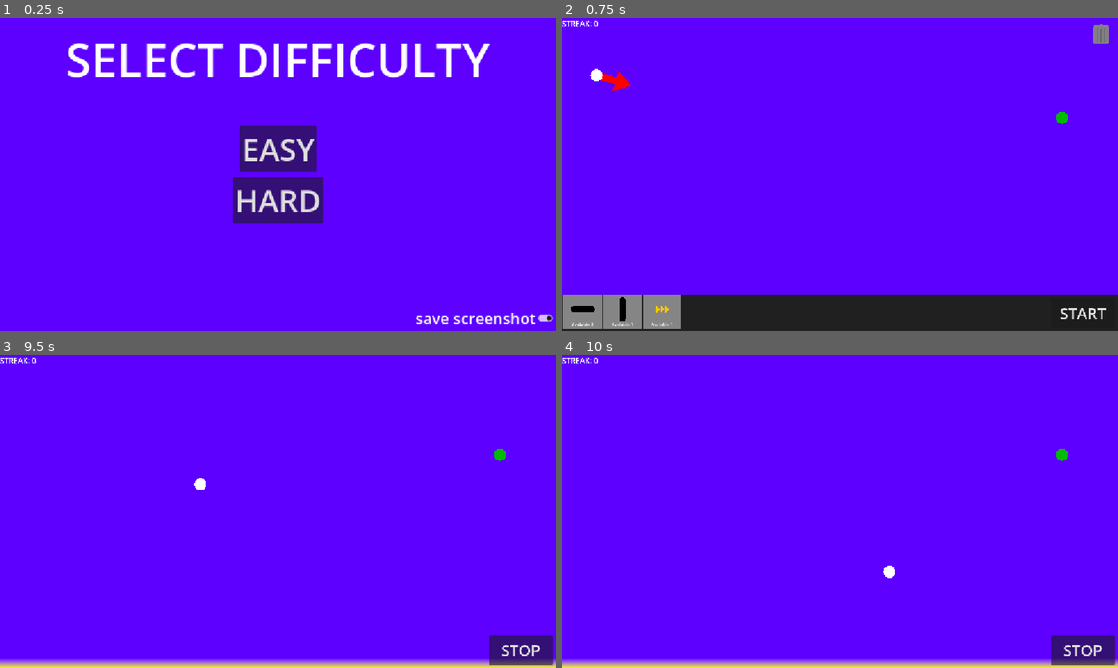
Above: before the commit, frames 1-4 (two rows, left to right).
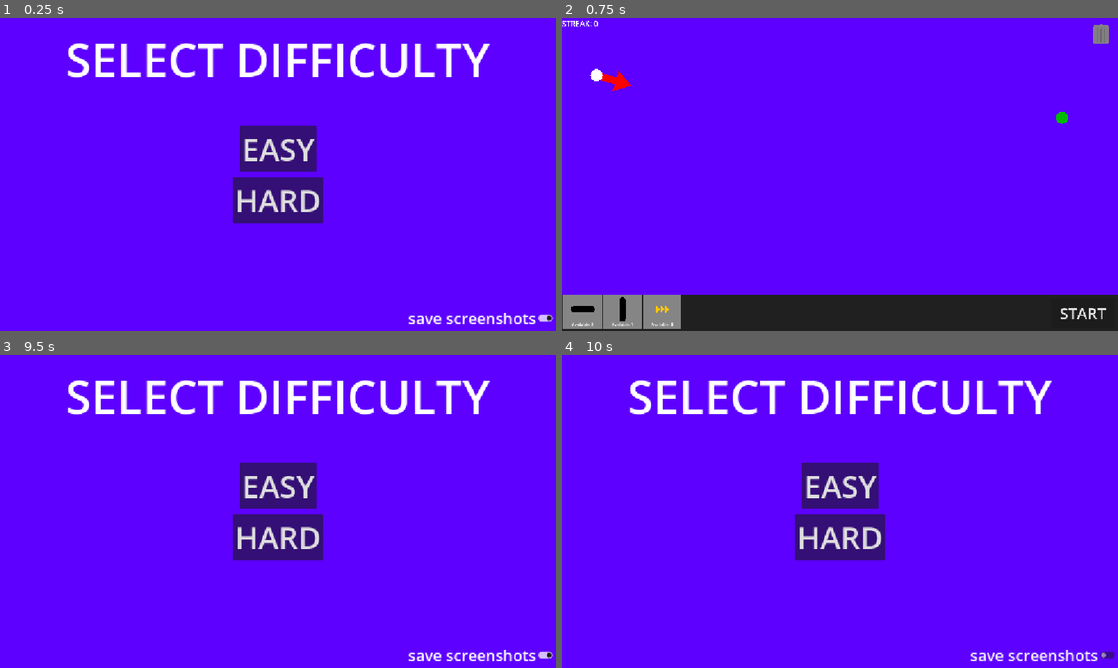
Above: after the commit, the same moments.

Repository: Rocket9876/control-the-bounce
Game: Godot game, scene res://scenes/start_screen.tscn
Same seed, same stepped clock (60 frames per second), same inputs: the game is played once before the commit and once after it.
Inputs (mouse positions are in pixels of both pictures, inside the frame that each line leads up to):
- Up to frame 1 (0.25 s): no input
- Up to frame 2 (0.75 s): click "HARD" at 0.5 s
- Up to frame 3 (9.5 s): click "START" at 1.25 s; click "STOP" at 2 s; click "START" at 2.75 s; click "STOP" at 3.5 s; click "START" at 4.25 s; click "STOP" at 5 s; tap Enter at 5.75, 8.75 s; move the mouse to (22, 646) at 5.77 s; hold Shift (shift) 5.78-6.53 s; tap Space (space) at 6.5, 8.85 s; move the mouse to (100, 646) at 6.52 s; click (100, 646) at 6.6 s; tap Shift (shift) at 6.8, 8.1 s; move the mouse to (333, 442) at 7.27 s; hold Shift (shift) 7.28-8.03 s; right-click (333, 442) at 7.35 s; move the mouse to (250, 574) at 8.02 s; move the mouse to (61, 646) at 8.77 s; hold Shift (shift) from 8.78 s (still down); tap Escape (esc, bound only after the commit) at 9.4 s
- Up to frame 4 (10 s): release Shift (shift) at 9.5 s; click (1040, 655) at 9.5 s, where only the run after the commit has a clickable "save screenshots"

The runs differ from the first frame. In frame 1, 0.5% of the frame differs, in the area x 73-97%, y 94-98%; in frame 2, less than 0.1%; in frame 3, 12%, in the area x 0-100%, y 0-100%; in frame 4, 12%.

Commit message:
updated

Diff:
--- a/project.godot
+++ b/project.godot
@@ -13,6 +13,7 @@
 config/name="control the bounce"
 run/main_scene="uid://b4blvmumjklg8"
 config/features=PackedStringArray("4.7", "Forward Plus")
+boot_splash/bg_color=Color(0.3647059, 0, 1, 1)
 config/icon="res://icon.svg"
 
 [autoload]
@@ -58,6 +59,11 @@
 "events": [Object(InputEventMouseButton,"resource_local_to_scene":false,"resource_name":"","device":-1,"window_id":0,"a …(259 unchanged characters)…
 ]
 }
+esc={
+"deadzone": 0.2,
+"events": [Object(InputEventKey,"resource_local_to_scene":false,"resource_name":"","device":-1,"window_id":0,"alt_pressed":false,"shift_pressed":false,"ctrl_pressed":false,"meta_pressed":false,"pressed":false,"keycode":0,"physical_keycode":4194305,"key_label":0,"unicode":0,"location":0,"echo":false,"script":null)
+]
+}
 
 [physics]
 
--- a/scenes/editor.tscn
+++ b/scenes/editor.tscn
@@ -17,7 +17,10 @@
 anchor_top = 1.0
 anchor_right = 1.0
 anchor_bottom = 1.0
+offset_left = -8230.0
 offset_top = -150.0
+offset_right = 10273.0
+offset_bottom = 8795.0
 grow_horizontal = 2
 grow_vertical = 0
 mouse_filter = 1
--- a/scenes/start_screen.tscn
+++ b/scenes/start_screen.tscn
@@ -76,7 +76,7 @@
 tooltip_text = "saves a screenshot every time when you finish a level (not available on web)"
 theme_override_font_sizes/font_size = 32
 button_pressed = true
-text = "save screenshot"
+text = "save screenshots"
 
 [connection signal="pressed" from="Buttons/EASY" to="." method="_on_easy_pressed"]
 [connection signal="pressed" from="Buttons/HARD" to="." method="_on_hard_pressed"]
--- a/scenes/world.tscn
+++ b/scenes/world.tscn
@@ -5,7 +5,6 @@
 [ext_resource type="PackedScene" uid="uid://bipo8o2awmp07" path="res://scenes/editor.tscn" id="4_k0juu"]
 [ext_resource type="PackedScene" uid="uid://dne4vo8tc7qan" path="res://scenes/gradient.tscn" id="5_71j4m"]
 [ext_resource type="PackedScene" uid="uid://ejoq6fyd71nq" path="res://scenes/goal.tscn" id="6_qfnet"]
-[ext_resource type="AudioStream" uid="uid://c2l124pwt3m8" path="res://christianbodhi-movie-theme-1-142893.mp3" id="7_4mrxx"]
 [ext_resource type="PackedScene" uid="uid://dynskgneo1wv3" path="res://scenes/trashcan.tscn" id="7_i7141"]
 
 [node name="world" type="Node2D" unique_id=530875281]
@@ -81,8 +80,4 @@
 theme_override_font_sizes/font_size = 64
 text = "START"
 
-[node name="AudioStreamPlayer" type="AudioStreamPlayer" parent="." unique_id=2121776578]
-stream = ExtResource("7_4mrxx")
-autoplay = true
-
 [connection signal="pressed" from="start stop" to="." method="_on_start_stop_pressed"]
--- a/scripts/global.gd
+++ b/scripts/global.gd
@@ -18,3 +18,5 @@
 		if queue_restart:
 			get_tree().current_scene.restart()
 			queue_restart = false
+		if Input.is_action_just_pressed("esc"):
+			get_tree().change_scene_to_file("res://scenes/start_screen.tscn")
--- a/scripts/start_screen.gd
+++ b/scripts/start_screen.gd
@@ -9,7 +9,7 @@
 
 
 func _on_hard_pressed() -> void:
-	global.limits = {"boost":1,"platform":3,"vertical platform":1}
+	global.limits = {"boost":0,"platform":3,"vertical platform":1}
 	get_tree().change_scene_to_file("res://scenes/world.tscn")
 
 
Not shown, changed: export_presets.cfg
